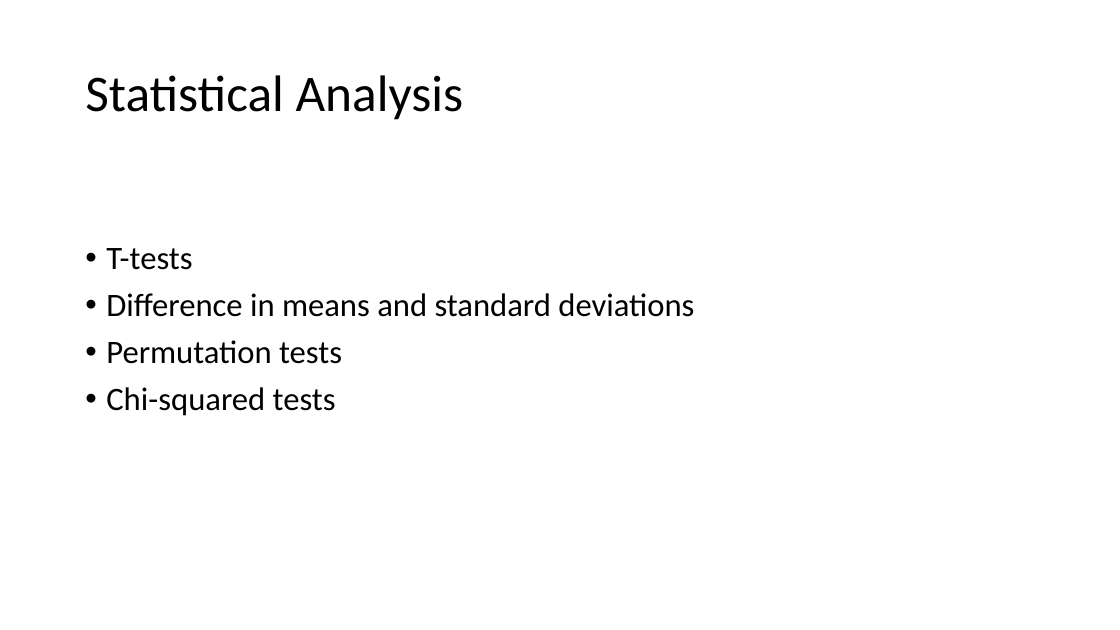
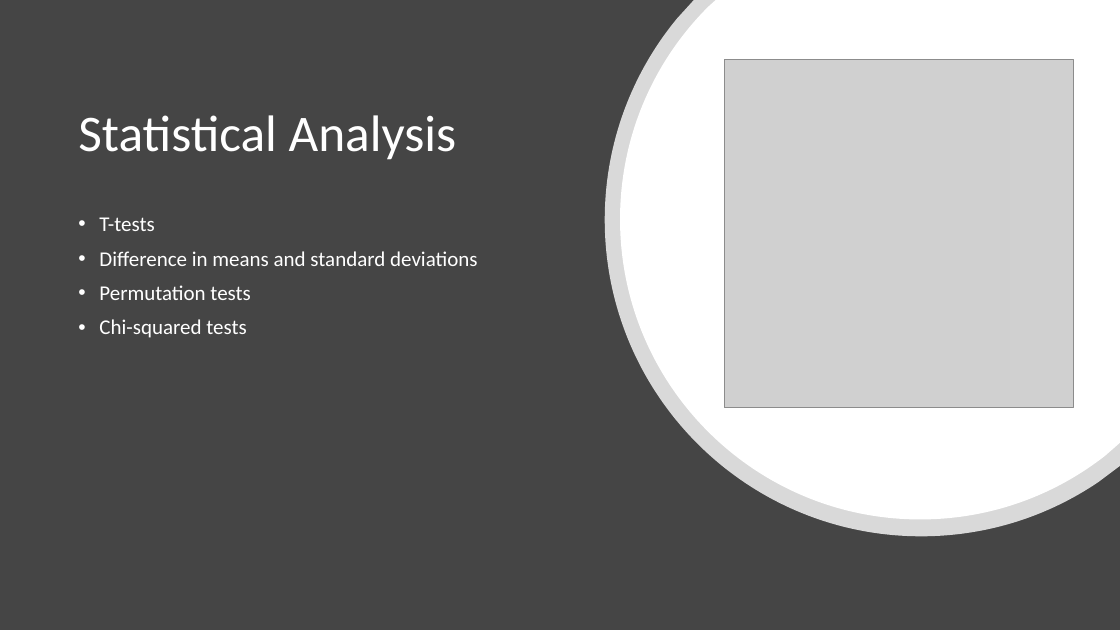
Before and after one commit to catshowjudge/Kickstarter-Project, a slide deck: slide 10 of Kickstarter_Slidedeck.pptx. Drawn at 1120x630 pixels with LibreOffice and Linux fonts; fonts in the diff are those of the drawing; grey boxes stand for pictures. Boxes give left, top, right and bottom in pixels: in the first picture for what was removed or moved away, otherwise in the second. Text is boxed around its words. In the diff, an @@ line names an element or a change of style, - is before the commit and + after.

Commit message:
update

```diff
--- a/Kickstarter_Slidedeck.pptx
+++ b/Kickstarter_Slidedeck.pptx
@@ background #FFFFFF to #454545 @@
@@ freeform shape added at bbox=[605, 0, 1120, 537], fill #FFFFFF at 80% opacity @@
@@ freeform shape added at bbox=[620, 0, 1120, 519], fill #FFFFFF @@
@@ picture added at bbox=[724, 59, 1073, 408] @@
@@ title "Statistical Analysis": place and size @@
-title "Statistical Analysis" at bbox=[85, 75, 464, 120]
+title "Statistical Analysis" at bbox=[78, 115, 457, 160]
@@ title "Statistical Analysis" at bbox=[78, 115, 457, 160]: text colour #000000 to #FFFFFF @@
@@ text "T-tests": place and size @@
-text "T-tests" at bbox=[106, 248, 694, 416]
+text "T-tests" at bbox=[99, 217, 477, 338]
@@ text "T-tests" at bbox=[99, 217, 477, 338]: size 28 to 18 pt, text colour #000000 to #FFFFFF @@
```
Also in this commit, not shown: 6 other slides changed.
